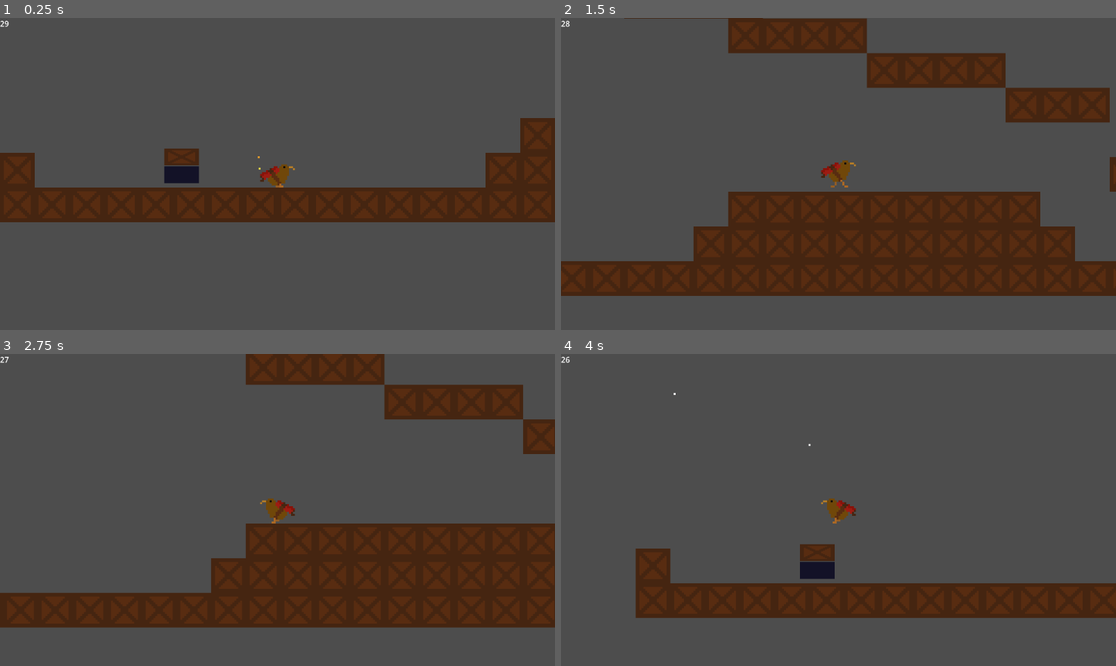
Above: before the commit, frames 1-4 (two rows, left to right).
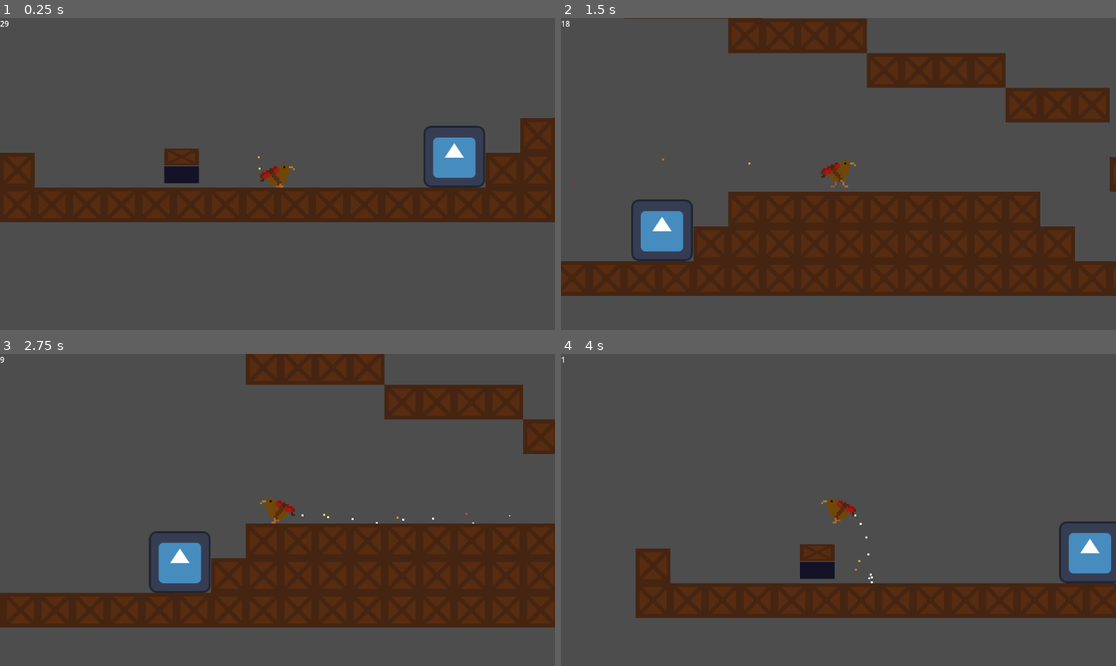
Above: after the commit, the same moments.

Repository: PixelParrot4/tactical-explosive-kiwi-simulator-2004
Game: Godot game, scene res://level_1.tscn
Same seed, same stepped clock (60 frames per second), same inputs: the game is played once before the commit and once after it. This scene is started directly instead of the project's main scene. The engine's default icon, where the game draws it, is replaced by a stand-in: a white triangle on a blue panel in a dark square.
Inputs (mouse positions are in pixels of both pictures, inside the frame that each line leads up to):
- Up to frame 1 (0.25 s): no input
- Up to frame 2 (1.5 s): tap Enter at 0.5 s; move the mouse to (810, 236) at 0.52 s; press the mouse at (810, 236) at 0.53 s; hold Right (right) from 0.53 s (still down); tap Up (ui_up) at 0.77 s; move the mouse to (1005, 220) at 1.27 s; release the mouse at (1005, 220) at 1.28 s; click (1005, 220) at 1.35 s
- Up to frame 3 (2.75 s): tap Up (ui_up) at 1.52 s; move the mouse to (111, 463) at 2.02 s; release Right (right) at 2.03 s; press the mouse at (111, 463) at 2.03 s; hold Left (left) from 2.03 s (still down)
- Up to frame 4 (4 s): keep holding Left (left); move the mouse to (866, 510) at 2.77 s; release the mouse at (866, 510) at 2.78 s; click (866, 510) at 2.85 s; tap Up (ui_up) at 3.02, 3.77 s; move the mouse to (755, 432) at 3.52 s; press the mouse at (755, 432) at 3.53 s

The runs differ from the first frame. In frame 1, 1.3% of the frame differs, in the area x 76-88%, y 34-55%; in frame 2, 1.3%; in frame 3, 1.3%, in the area x 0-92%, y 0-77%; in frame 4, 1.3%.

Commit message:
keybind that speeds up the fuse and added a way to complete level (doesnt fully work)

Diff:
--- a/destructable_2d.gd
+++ b/destructable_2d.gd
@@ -5,6 +5,11 @@
 @onready var Player = $"../Player"
 @onready var Particles =$CPUParticles2D
 @onready var TimerNode = $Timer
+@export var GoalIsToDestroyThis = false
+
+signal important_object_destroyed
+
+
 
 func _ready() -> void:
 	Player.detonate.connect(on_player_detonation)
@@ -20,10 +25,21 @@
 
 func on_player_detonation():
 	if in_blast_radius == true:
-		TimerNode.wait_time = Particles.lifetime
+
+		if GoalIsToDestroyThis == false:
+			$Sprite2D.visible = false#because the others use an AnimatedSprite
+			TimerNode.wait_time = Particles.lifetime
+		else:
+			$AnimatedSprite2D.play("broken")
+
+#apply to both
 		TimerNode.start()
 		Particles.emitting = true
-		$Sprite2D.visible = false
+
+
 
 func _on_timer_timeout() -> void:
-	queue_free()
+	if GoalIsToDestroyThis == false:
+		queue_free()
+	else:
+		important_object_destroyed.emit()
--- a/level.gd
+++ b/level.gd
@@ -1,6 +1,9 @@
 #script adapted from Untitled Game (unreleased yet)
 extends Node
 var level_number
+@export var NUMBER_OF_OBJECTS_TO_DESTROY:int = 1
+var important_objects_destroyed = 0
+
 
 #takes you to next level
 	#made using https://youtu.be/GZrALMvOwY8
@@ -10,8 +13,20 @@
 	print("######### Level " + str(level_number) +" #########")
 
 
-#you have to manually assign signal to this func
+#assigns signal to following function
+	if $ImportantObject != null:
+		$ImportantObject.important_object_destroyed.connect(on_important_object_destroyed)
+	if $ImportantObject2 != null:#if more than one ImportantObject present
+		$ImportantObject.important_object_destroyed.connect(on_important_object_destroyed)
+
+
+func on_important_object_destroyed():
+	important_objects_destroyed += 1
+	if important_objects_destroyed >= NUMBER_OF_OBJECTS_TO_DESTROY:
+		switch_to_next_level()
+
+
 func switch_to_next_level():
-		var next_level_number = level_number + 1
-		var next_level_path = "res://level_" + str(next_level_number) + ".tscn"
-		get_tree().change_scene_to_file(next_level_path)
+	var next_level_number = level_number + 1
+	var next_level_path = "res://level_" + str(next_level_number) + ".tscn"
+	get_tree().change_scene_to_file(next_level_path)
--- a/level_1.tscn
+++ b/level_1.tscn
@@ -1,9 +1,12 @@
-[gd_scene load_steps=7 format=4 uid="uid://605igjxyiwpx"]
+[gd_scene load_steps=14 format=4 uid="uid://605igjxyiwpx"]
 
 [ext_resource type="PackedScene" uid="uid://68egir1faxek" path="res://player.tscn" id="1_6mrkf"]
 [ext_resource type="Script" path="res://level.gd" id="1_n5rtd"]
 [ext_resource type="Texture2D" uid="uid://bng5us2jnlgsr" path="res://assets/graphics/placeholdertiles.png" id="2_ybx2p"]
 [ext_resource type="PackedScene" uid="uid://d1wycrtpc1w2a" path="res://destructable_2d.tscn" id="4_pnh8c"]
+[ext_resource type="Script" path="res://destructable_2d.gd" id="5_rgmtd"]
+[ext_resource type="Texture2D" uid="uid://bjo0d1dgx7g2s" path="res://assets/graphics/icon.svg" id="6_1jqmy"]
+[ext_resource type="Texture2D" uid="uid://coo15cdj14nna" path="res://assets/graphics/placeholderplay.png" id="6_sguyr"]
 
 [sub_resource type="TileSetAtlasSource" id="TileSetAtlasSource_buc1t"]
 texture = ExtResource("2_ybx2p")
@@ -18,6 +21,36 @@
 physics_layer_0/collision_layer = 1
 sources/0 = SubResource("TileSetAtlasSource_buc1t")
 
+[sub_resource type="AtlasTexture" id="AtlasTexture_elum6"]
+atlas = ExtResource("6_sguyr")
+region = Rect2(38, 26, 38, 26)
+
+[sub_resource type="AtlasTexture" id="AtlasTexture_usmx8"]
+atlas = ExtResource("6_1jqmy")
+region = Rect2(0, 0, 128, 128)
+
+[sub_resource type="SpriteFrames" id="SpriteFrames_h7wiw"]
+animations = [{
+"frames": [{
+"duration": 1.0,
+"texture": SubResource("AtlasTexture_elum6")
+}],
+"loop": false,
+"name": &"broken",
+"speed": 0.0
+}, {
+"frames": [{
+"duration": 1.0,
+"texture": SubResource("AtlasTexture_usmx8")
+}],
+"loop": false,
+"name": &"default",
+"speed": 0.0
+}]
+
+[sub_resource type="RectangleShape2D" id="RectangleShape2D_72p7t"]
+size = Vector2(122, 120)
+
 [node name="Level1" type="Node2D"]
 script = ExtResource("1_n5rtd")
 
@@ -29,3 +62,22 @@
 
 [node name="Destructable2D" parent="." instance=ExtResource("4_pnh8c")]
 position = Vector2(-235, -9)
+
+[node name="ImportantObject" type="StaticBody2D" parent="."]
+z_index = -1
+position = Vector2(367, 8)
+script = ExtResource("5_rgmtd")
+GoalIsToDestroyThis = true
+
+[node name="AnimatedSprite2D" type="AnimatedSprite2D" parent="ImportantObject"]
+sprite_frames = SubResource("SpriteFrames_h7wiw")
+
+[node name="Area2D" type="Area2D" parent="ImportantObject"]
+
+[node name="CollisionShape2D" type="CollisionShape2D" parent="ImportantObject/Area2D"]
+shape = SubResource("RectangleShape2D_72p7t")
+
+[node name="Timer" type="Timer" parent="ImportantObject"]
+
+[node name="CPUParticles2D" type="CPUParticles2D" parent="ImportantObject"]
+emitting = false
--- a/player.gd
+++ b/player.gd
@@ -92,19 +92,23 @@
 		#skidding = false
 
 
-	Sparks1.initial_velocity_max += velocity.x
-	Sparks1.initial_velocity_min += velocity.x
-	Sparks2.initial_velocity_max += velocity.x
-	Sparks2.initial_velocity_min += velocity.x
+#so that their initial velocity is relative
+#BUG doesnt work as intended as of now
+	#Sparks1.initial_velocity_max = 100 - velocity.x
+	#Sparks1.initial_velocity_min = velocity.x *-1
+	#Sparks2.initial_velocity_max = 100 - velocity.x
+	#Sparks2.initial_velocity_min = velocity.x *-1
 
 
 
 	var reducing_time_before_detonation = true
-	if Input.is_action_pressed("speed-up-fuse"):
+	if Input.is_action_pressed("speed-up-fuse") and times_timer_timedout == 0:
 		Sparks2.visible = true
-#BUG doesnt work
-		#if Fuse.wait_time >= 10:
-			#Fuse.wait_time -= 10
+		#without following line, Timer never times-out/behaves unexpectedly
+		if Fuse.time_left > 1:
+			Fuse.start(Fuse.time_left - 0.2)
+
+#responsible for putting out sparks
 	elif reducing_time_before_detonation == true:
 		reducing_time_before_detonation = false
 		if times_timer_timedout < 1:
@@ -133,5 +137,5 @@
 	Sparks2.visible = false
 	$Explosion.emitting = true
 	AnimatedSprite.visible = false
-	$Camera2D.position_smoothing_speed = 0 #stops it from moving
+	$Camera2D.position_smoothing_speed = -10 #stops it from moving
 	detonate.emit()
--- a/ui.gd
+++ b/ui.gd
@@ -37,10 +37,10 @@
 
 func _on_friction_h_slider_value_changed(value: float) -> void:
 	Player.FRICTION = value
-	FrictionLabel.text = "Fricion: " + str(value)
+	FrictionLabel.text = "Friction: " + str(value)
 
 
 
-func _process(delta: float) -> void:
+func _process(_delta: float):
 	var time_left:int = $"../../Fuse".time_left
 	$TimeLeft.text = str(time_left)
